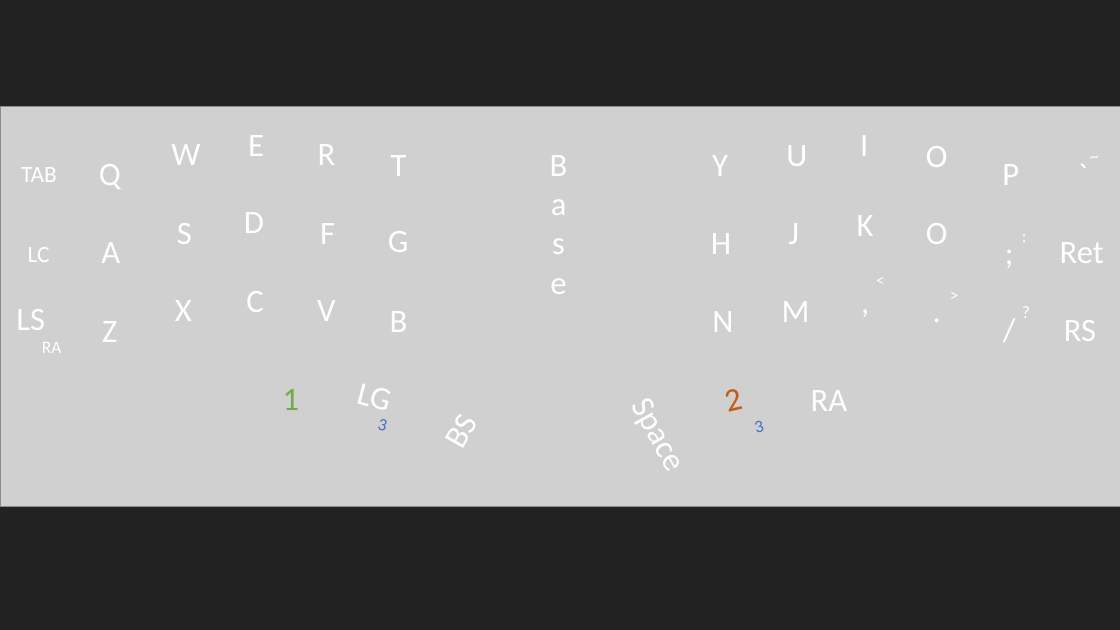
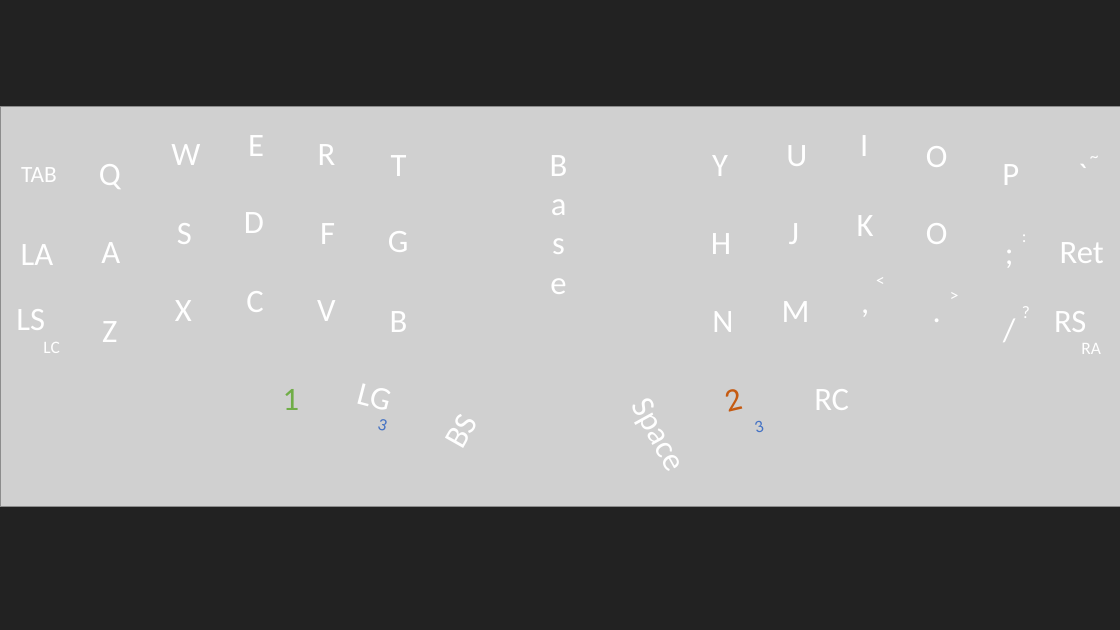
Before and after one commit to KarasVladyslav/ZMK_branch, a slide deck: slide 1 of crkbd layout.pptx. Drawn at 1120x630 pixels with LibreOffice and Linux fonts; fonts in the diff are those of the drawing; grey boxes stand for pictures. Boxes give left, top, right and bottom in pixels: in the first picture for what was removed or moved away, otherwise in the second. Text is boxed around its words. In the diff, an @@ line names an element or a change of style, - is before the commit and + after.

```diff
--- a/crkbd layout.pptx
+++ b/crkbd layout.pptx
@@ text at <box>21,244,54,265</box>: text changed; size 20 to 28 pt @@
-LC
+LA
@@ text "RS": place and size @@
-text "RS" at <box>1064,320,1096,341</box>
+text "RS" at <box>1054,311,1086,332</box>
@@ text at <box>43,342,59,353</box>: text changed @@
-RA
+LC
@@ text "RA": place and size @@
-text "RA" at <box>811,390,848,411</box>
+text "RA" at <box>1081,343,1101,354</box>
@@ text "RA" at <box>1081,343,1101,354</box>: size 28 to 15 pt @@
@@ text added at <box>814,389,849,410</box>, 28 pt, text #FFFFFF @@
+RC
```
Also in this commit, not shown: 2 other files.
